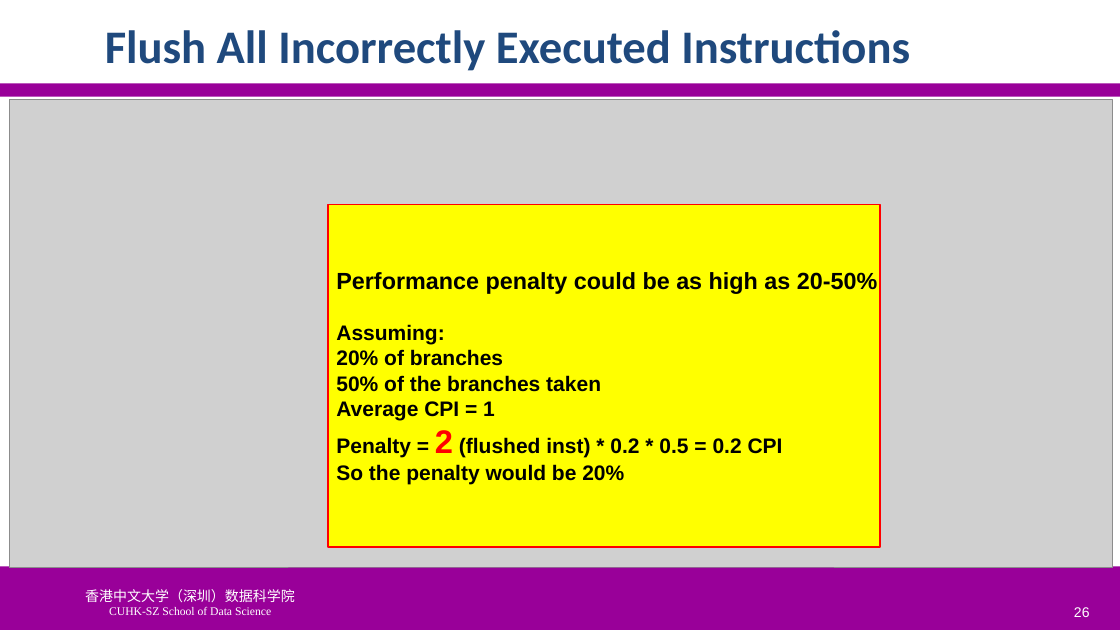
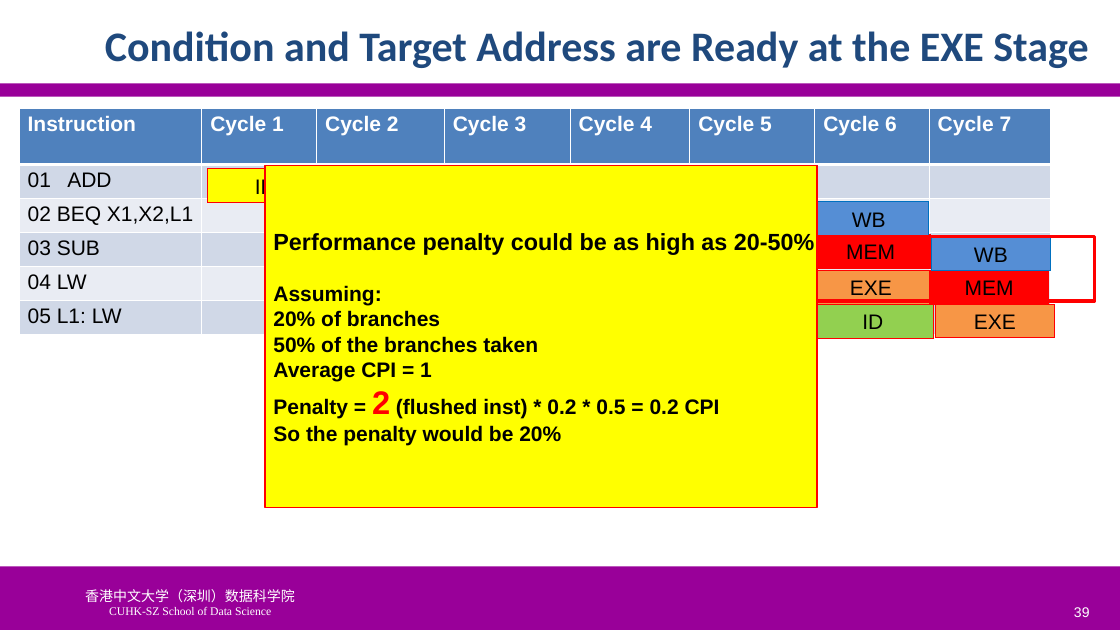
Before and after one commit to SUNCHAOYI923/CMU_CSAPP, a slide deck: slide 39 of slide/CA3060-4-Hazards.pptx (slide 26 before the commit). Drawn at 1120x630 pixels with LibreOffice and Linux fonts; fonts in the diff are those of the drawing; grey boxes stand for pictures; background and template pictures are left out. Boxes give left, top, right and bottom in pixels: in the first picture for what was removed or moved away, otherwise in the second. Text is boxed around its words. In the diff, an @@ line names an element or a change of style, - is before the commit and + after.

```diff
--- a/slide/CA3060-4-Hazards.pptx
+++ b/slide/CA3060-4-Hazards.pptx
@@ title at box(105, 31, 1088, 68): text changed; size 40 to 36 pt @@
-Flush All Incorrectly Executed Instructions
+Condition and Target Address are Ready at the EXE Stage
@@ picture removed at box(10, 99, 1113, 567) @@
@@ table added at box(19, 108, 1051, 338), 6 rows, 8 columns @@
+Instruction | Cycle 1 | Cycle 2 | Cycle 3 | Cycle 4 | Cycle 5 | Cycle 6 | Cycle 7
+01 ADD |  |  |  |  |  |  | 
+02 BEQ X1,X2,L1 |  |  |  |  |  |  | 
+03 SUB |  |  |  |  |  |  | 
+04 LW |  |  |  |  |  |  | 
+05 L1: LW |  |  |  |  |  |  | 
@@ rectangle added at box(208, 169, 321, 202), fill #FFFF00, outline #FF0000 0.75 pt, 18 pt, text #000000 @@
+IF
@@ rectangle "Performance penalty could be as ...": place and size @@
-rectangle "Performance penalty could be as ..." at box(328, 205, 880, 547)
+rectangle "Performance penalty could be as ..." at box(265, 166, 817, 507)
@@ rectangle added at box(450, 166, 569, 200), fill #F79646, outline #FF0000 0.75 pt, 18 pt, text #000000 @@
+EXE
@@ rectangle added at box(571, 166, 691, 200), fill #FF0000, outline #FF0000 0.75 pt, 18 pt, text #000000 @@
+MEM
@@ rectangle added at box(692, 166, 817, 200), fill #558ED5, outline #0070C0 0.75 pt, 18 pt, text #000000 @@
+WB
@@ rectangle added at box(810, 202, 929, 235), fill #558ED5, outline #0070C0 0.75 pt, 18 pt, text #000000 @@
+WB
@@ rectangle added at box(430, 237, 1095, 302), outline #FF0000 3 pt @@
@@ rectangle added at box(812, 234, 931, 268), fill #FF0000, outline #FF0000 0.75 pt, 18 pt, text #000000 @@
+MEM
@@ rectangle added at box(932, 237, 1051, 271), fill #558ED5, outline #0070C0 0.75 pt, 18 pt, text #000000 @@
+WB
@@ rectangle added at box(812, 271, 931, 304), fill #F79646, outline #FF0000 0.75 pt, 18 pt, text #000000 @@
+EXE
@@ rectangle added at box(930, 271, 1049, 304), fill #FF0000, outline #FF0000 0.75 pt, 18 pt, text #000000 @@
+MEM
@@ rectangle added at box(812, 304, 933, 338), fill #92D050, outline #FF0000 0.75 pt, 18 pt, text #000000 @@
+ID
@@ rectangle added at box(936, 304, 1055, 338), fill #F79646, outline #FF0000 0.75 pt, 18 pt, text #000000 @@
+EXE
@@ page number at box(1074, 607, 1090, 617): text changed @@
-26
+39
```
Also in this commit, not shown: 7 other slides changed, 18 slides added, 5 slides removed, 5 other files.
